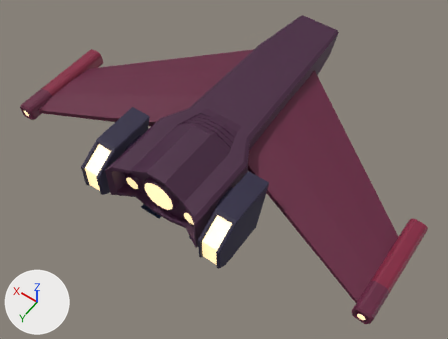
The FBX model Assets/Models/SpaceShip.fbx: old version first, new version second.
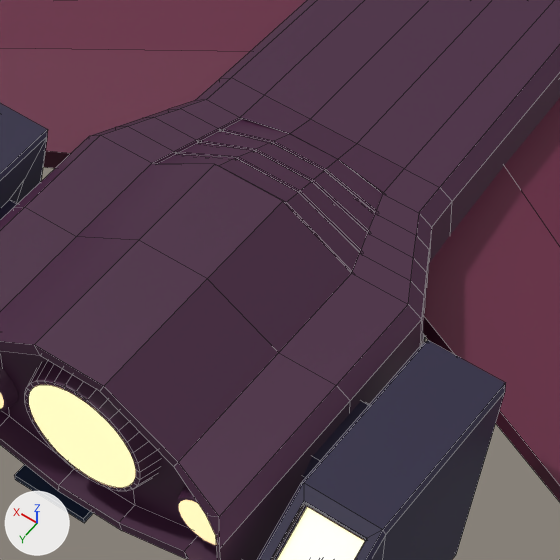
Each version is shown whole from a 50 mm lens placed at (-4.99, 7.64, 9.47), pointed at (-0.13, 0.83, -1.22), then close up on the part from 31% to 63% of the width and 24% to 67% of the height. The axes (+X, +Y, +Z) are drawn at lower left. The lights are the same throughout. The close-ups show mesh edges as thin lines. Where no turn or scale is listed for an object, it has been applied to the vertices. Vertices at the same position are counted once.

The first close-up shows 'BackStands', 'Body', 'CentralFire', 'SideEngines', 'SideFires', 'Wings'.
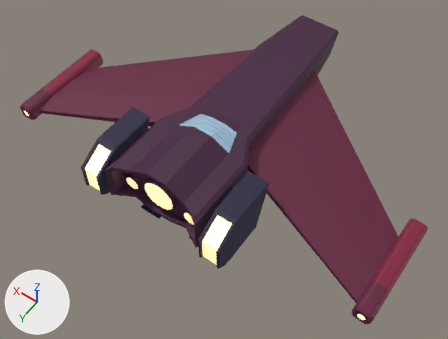
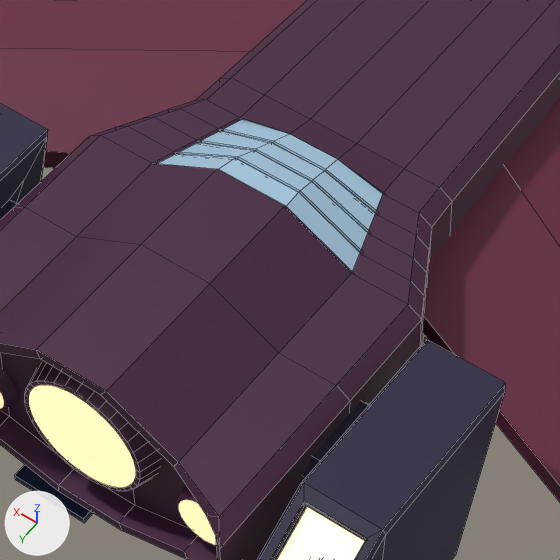
Where the change shows, as pixel boxes (x1, y1, x2, y2) in the close-ups (560 x 560 px; the box of a moved part takes in the faces that stretch with it):
'Body', reshaped, recoloured (purple to blue): (0, 0, 560, 560) in both
part 1 of me_cube_001, moved or reshaped: (0, 154, 360, 528) in both
part 2 of me_cube_001, recoloured (purple to blue): (179, 119, 383, 253) in both

The change, as a list of edits to the scene's bpy script:
```text
Add mat_glass:
    mat_glass = principled_material('Glass')
    mat_glass.base_color = (0.424, 0.63, 0.8)  # blue #aed0e7
    mat_glass.metallic = 0.2
Change me_cube_001:
    where me_cube_001.from_pydata(...)  # 244 vertices, 237 faces; spans x -1.07..1.07, y -3.27..3.06, z -0.79..0.45
    used by ob_body; location = (0.005, -0.018, 0.027)
    me_cube_001 part 1: all 12 vertices in x -0.23..0.21, y 1.38..2.82, z 0.39..0.45 are moved by (-0.01, 0.0, -0.03)
    me_cube_001 part 2: all 39 faces centred in x -0.43..0.4, y 0.92..1.32, z 0.22..0.41 switch from mat_body (dark purple #451e3e) to mat_glass (blue #aed0e7)
```
